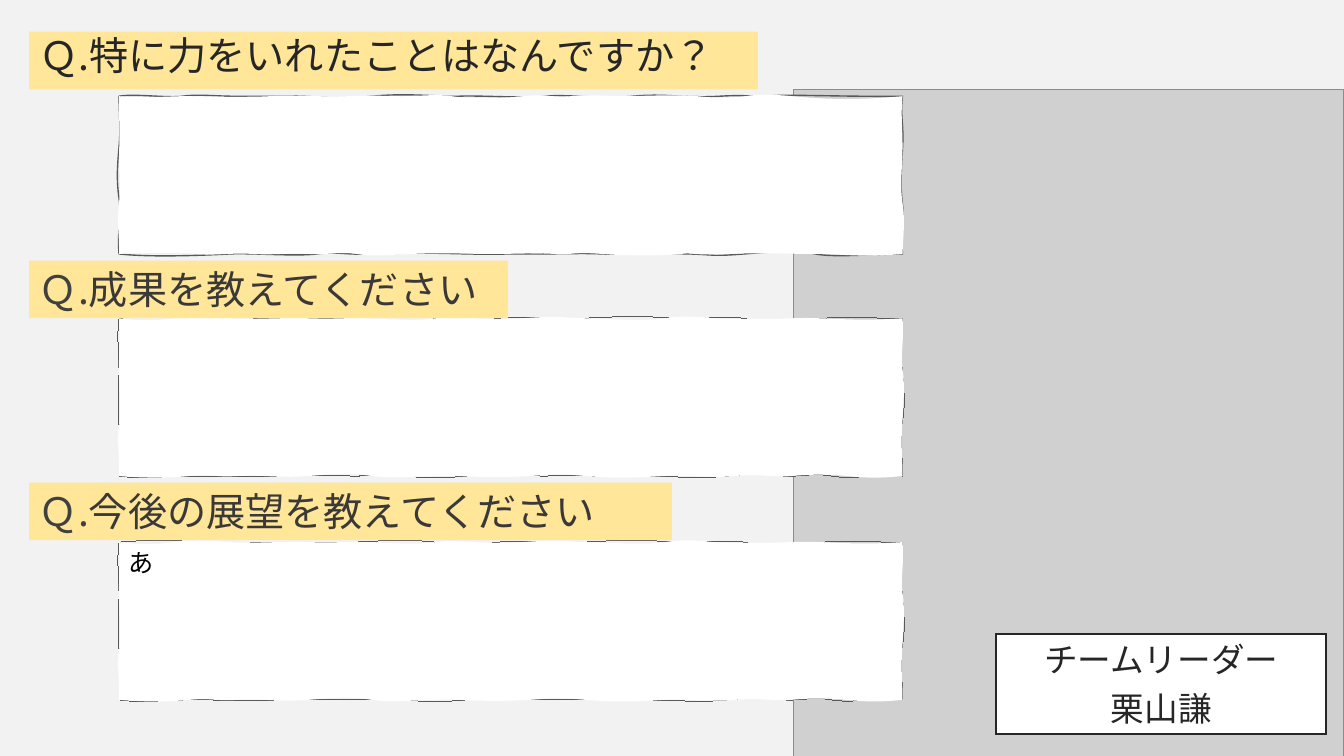
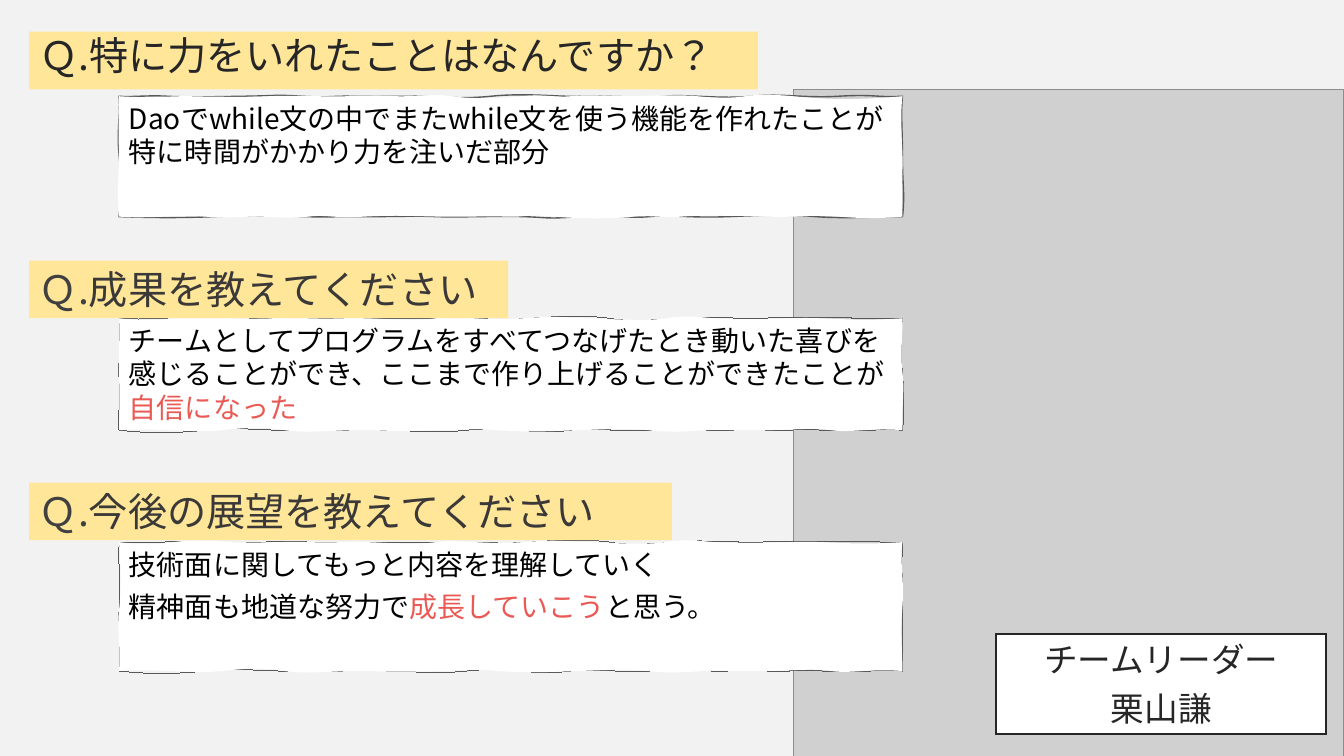
Before and after one commit to DOJO-2021/C-2, a slide deck: slide 16 of documents/SkyNHプレゼンテーションひな形4.pptx (slide 17 before the commit). Drawn at 1344x756 pixels with LibreOffice and Linux fonts; fonts in the diff are those of the drawing; grey boxes stand for pictures. Boxes give left, top, right and bottom in pixels: in the first picture for what was removed or moved away, otherwise in the second. Text is boxed around its words. In the diff, an @@ line names an element or a change of style, - is before the commit and + after.

Commit message:
更新/奥冨

```diff
--- a/documents/SkyNHプレゼンテーションひな形4.pptx
+++ b/documents/SkyNHプレゼンテーションひな形4.pptx
@@ text in freeform shape at <box>119,96,902,216</box>: text added @@
+Daoでwhile文の中でまたwhile文を使う機能を作れたことが特に時間がかかり力を注いだ部分
@@ freeform shape "Daoでwhile文の中でまたwhile文を使う機能を作れたことが特に時間がかかり力を注いだ部分": place and size @@
-freeform shape "Daoでwhile文の中でまたwhile文を使う機能を作れたことが特に時間がかかり力を注いだ部分" at <box>119,96,902,254</box>
+freeform shape "Daoでwhile文の中でまたwhile文を使う機能を作れたことが特に時間がかかり力を注いだ部分" at <box>119,96,902,216</box>
@@ freeform shape "チームとしてプログラムをすべてつなげたとき動いた喜びを感じることができ、ここまで作り上げることができたことが自信になった": place and size @@
-freeform shape "チームとしてプログラムをすべてつなげたとき動いた喜びを感じることができ、ここまで作り上げることができたことが自信になった" at <box>119,319,902,477</box>
+freeform shape "チームとしてプログラムをすべてつなげたとき動いた喜びを感じることができ、ここまで作り上げることができたことが自信になった" at <box>119,319,902,431</box>
@@ text in freeform shape at <box>129,327,884,421</box>: text added @@
+チームとしてプログラムをすべてつなげたとき動いた喜びを感じることができ、ここまで作り上げることができたことが自信になった
@@ freeform shape "技術面に関してもっと内容を理解していく": place and size @@
-freeform shape "技術面に関してもっと内容を理解していく" at <box>119,542,902,701</box>
+freeform shape "技術面に関してもっと内容を理解していく" at <box>119,542,902,671</box>
@@ text in freeform shape at <box>129,551,716,620</box>: text changed; size 18 to 20 pt @@
-あ
+技術面に関してもっと内容を理解していく
+精神面も地道な努力で成長していこうと思う。
```
Also in this commit, not shown: 12 other slides changed, 1 slide removed.
